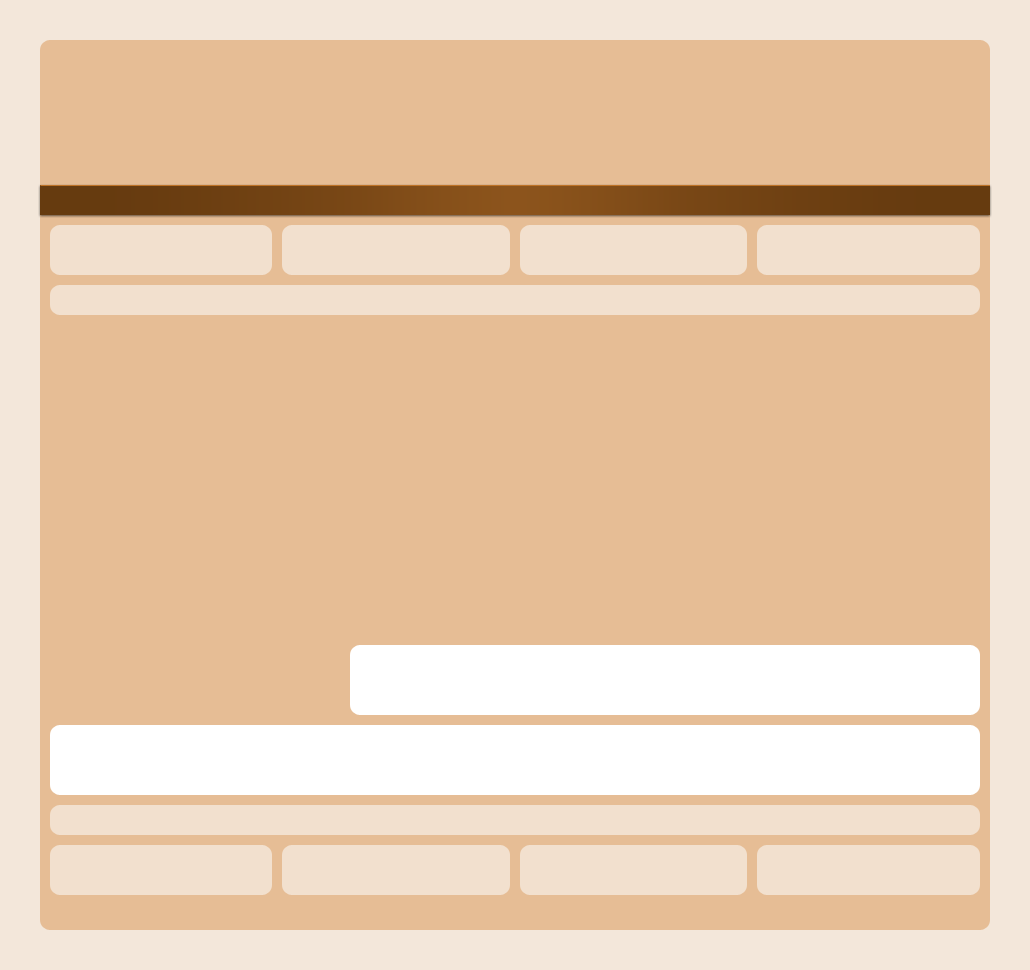
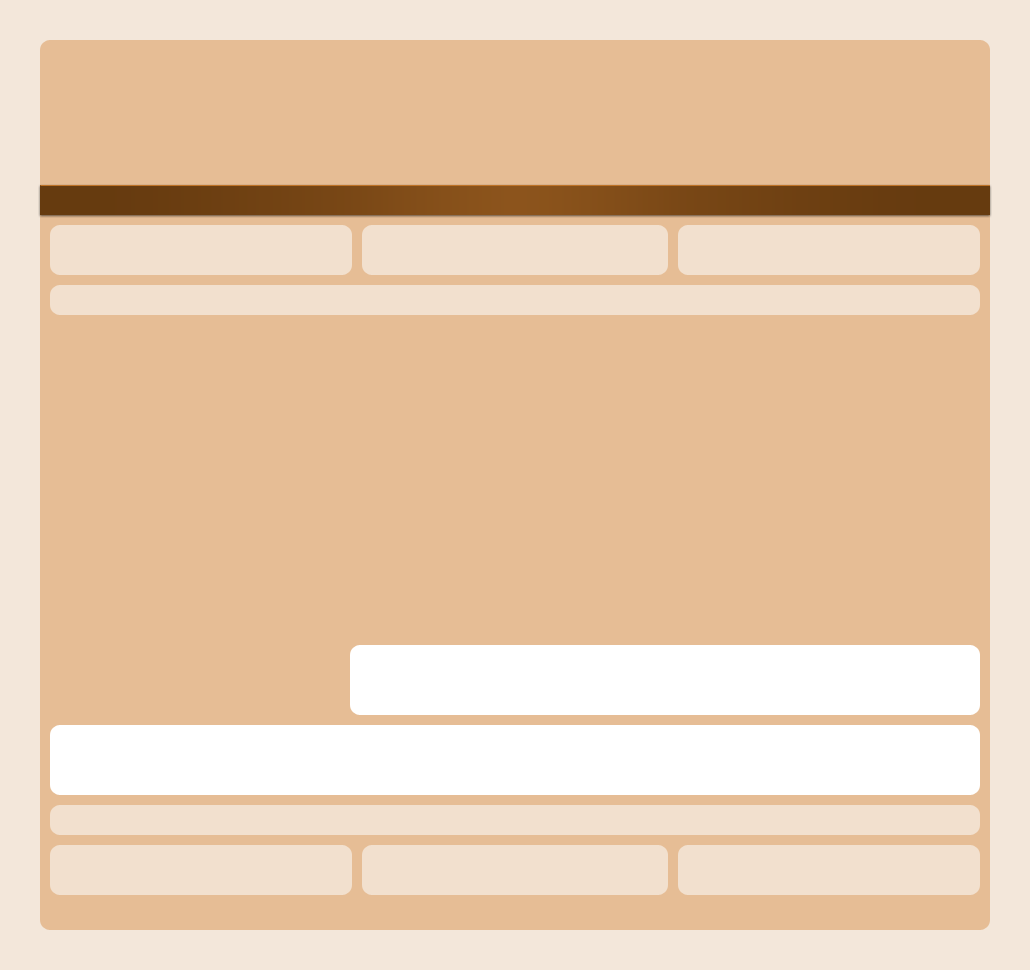
Layers edited between the first and the second 1030 × 970 image:
painted on "header / footer widgets" over (x1=263, y1=225, x2=766, y2=895)
